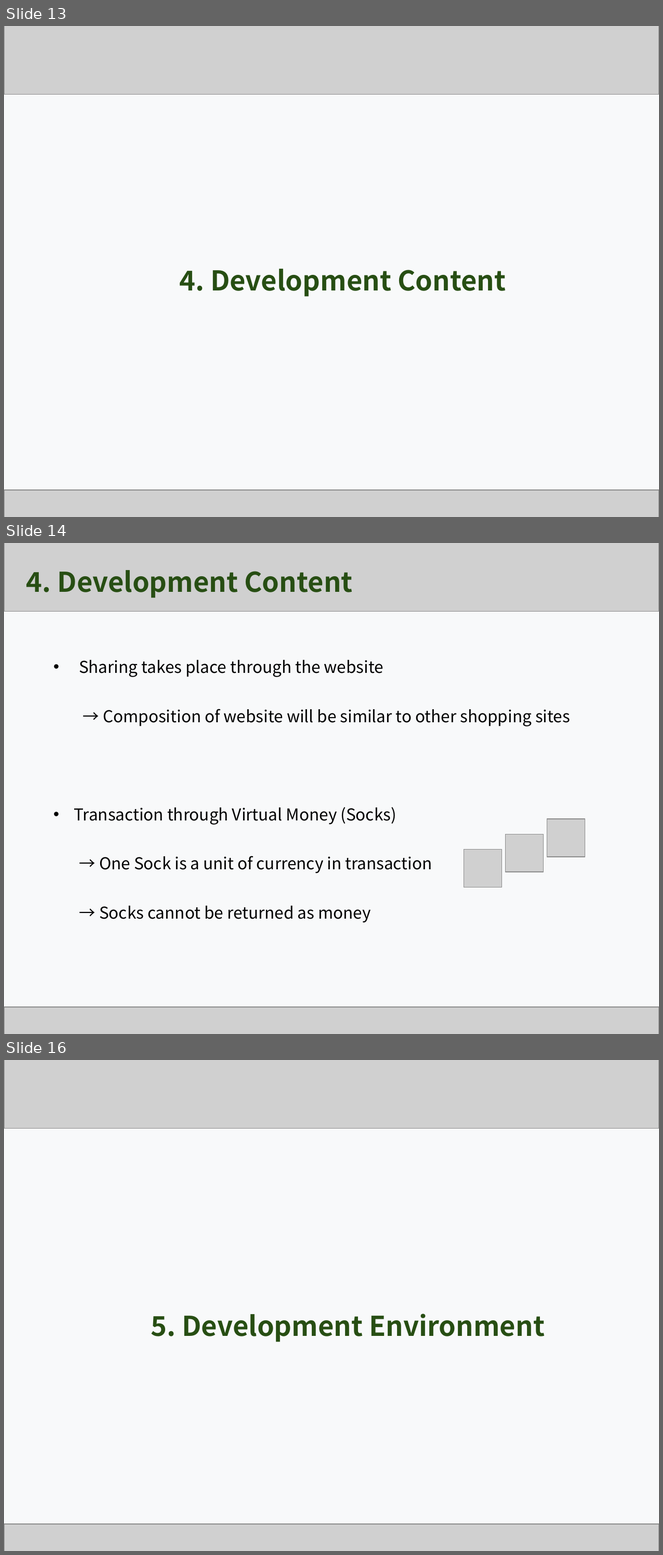
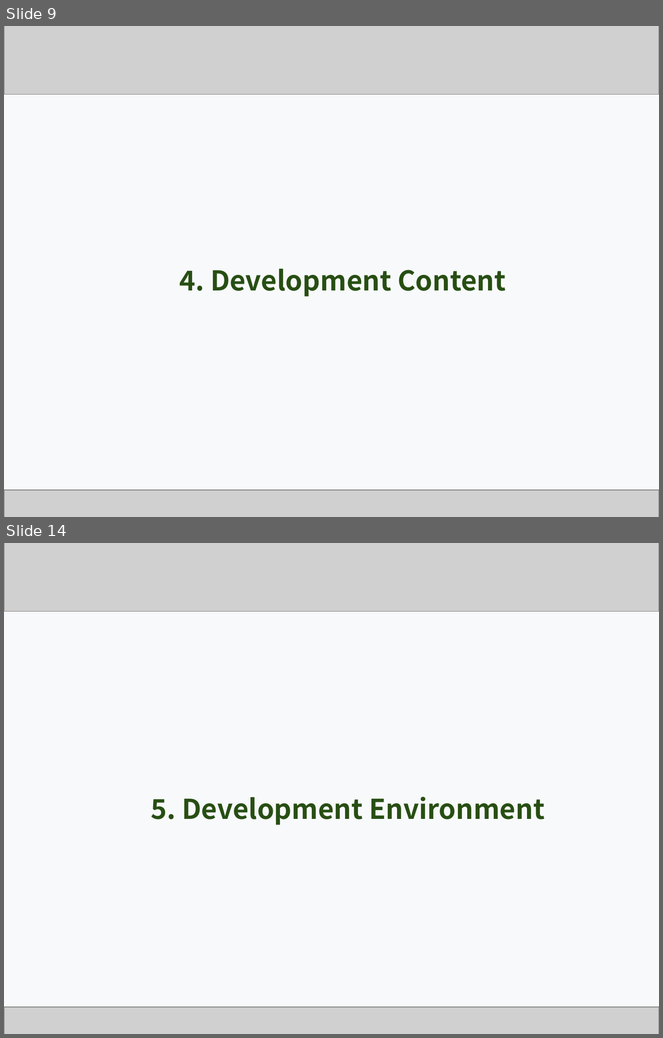
Before and after one commit to Team-GoNaMi/Docs, a slide deck: PPT/Team1_Presentation Material_3rd Week.pptx. Shown one above the other, each under a label of ours: slides 13, 14 and 16 before the commit, slides 9 and 14 after it; the slides between them are not shown. The pictures are 663x1555 and 663x1038 pixels, drawn with LibreOffice and Linux fonts; fonts in the diff are those of the drawing; grey boxes stand for pictures. Boxes give left, top, right and bottom in pixels: in the first picture for what was removed or moved away, otherwise in the second. Text is boxed around its words. In the diff, an @@ line names an element or a change of style, - is before the commit and + after.

```diff
--- a/PPT/Team1_Presentation Material_3rd Week.pptx
+++ b/PPT/Team1_Presentation Material_3rd Week.pptx
@@ slide 14 removed at [4, 543, 659, 1034], background #F8F9FA @@
@@ picture removed at [4, 543, 659, 572] @@
@@ picture removed at [4, 543, 659, 611] @@
@@ text removed at [26, 570, 352, 598] @@
-4. Development Content
@@ text removed at [74, 660, 570, 923] @@
-• Sharing takes place through the website
-→ Composition of website will be similar to other shopping sites
-• Transaction through Virtual Money (Socks)
-→ One Sock is a unit of currency in transaction
-→ Socks cannot be returned as money
@@ picture removed at [547, 820, 585, 858] @@
@@ picture removed at [506, 835, 544, 873] @@
@@ picture removed at [464, 850, 502, 888] @@
@@ picture removed at [4, 1007, 659, 1034] @@
@@ what was slide 13 is now slide 9 @@
@@ what was slide 16 is now slide 14 @@
```
Also in this commit, not shown: 6 slides changed, 9 slides added, 9 other slides removed, 2 other files.
